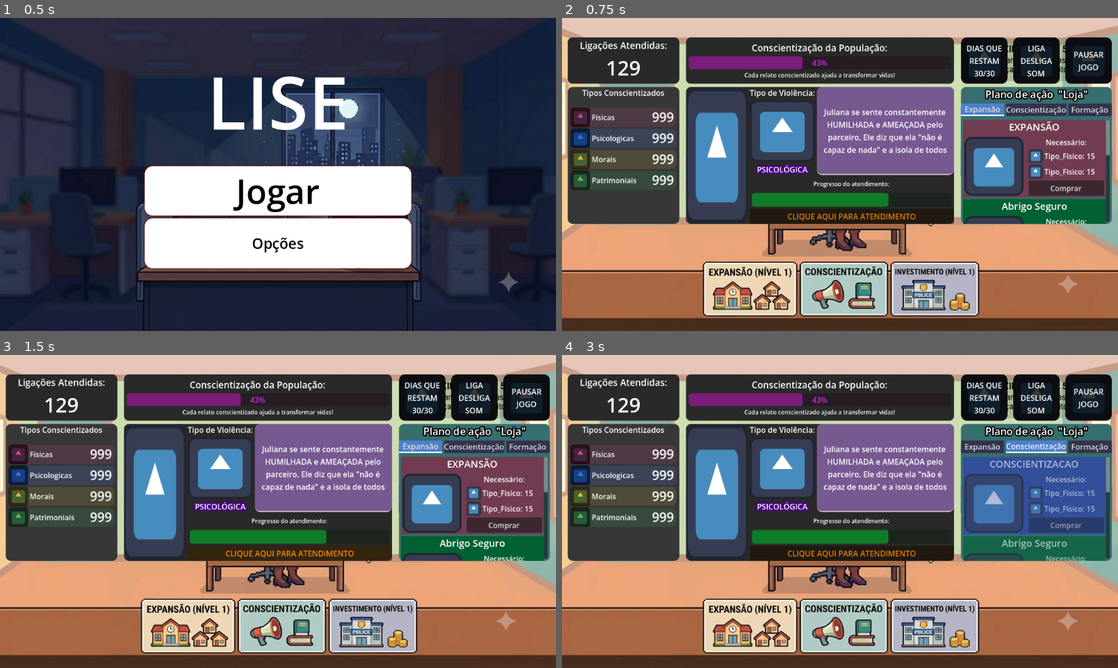
Above: before the commit, frames 1-4 (two rows, left to right).
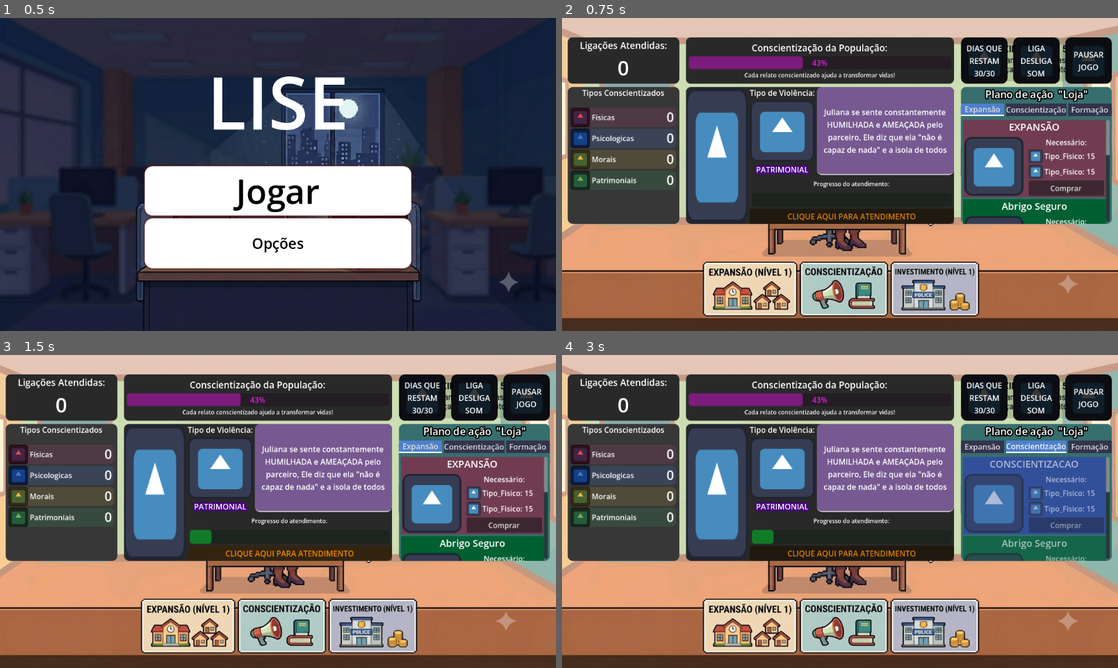
Above: after the commit, the same moments.

Repository: joaquimciencias/game-lise-clicker
Game: Godot game, scene res://Scenes/00-main_menu.tscn
Two runs of this game, one before a commit and one after it. Both use one fixed random seed, a clock stepped at 60 frames per second and the inputs below. The engine's default icon, where the game draws it, is replaced by a stand-in: a white triangle on a blue panel in a dark square.
Inputs:
- Up to frame 1 (0.5 s): no input
- Up to frame 2 (0.75 s): click "Jogar" at 0.5 s
- Up to frame 3 (1.5 s): click "CLIQUE AQUI PARA ATENDIMENTO" at 1.25 s
- Up to frame 4 (3 s): click "Expansão" at 2 s; click "Conscientização" at 2.75 s

Frame 1 is identical in both runs. In frame 2, 1.7% of the frame differs, in the area x 8-59%, y 13-61%; in frame 3, 1.5%; in frame 4, 1.5%.

Commit message:
Integração dos painéis
- Adicionado scripts para os painéis:
-Ligações atendidas (agora faz a contagem)
-Atendimento (enche a barra de progresso, identifica o tipo de ligação)
-Tipo de conscientização (identifica e contabiliza o tipo)

Diff:
--- a/Scenes/01-game.tscn
+++ b/Scenes/01-game.tscn
@@ -1,5 +1,6 @@
 [gd_scene format=3 uid="uid://blt1qg6n423in"]
 
+[ext_resource type="Script" uid="uid://b6rp5vuhbup4d" path="res://Scripts/game.gd" id="1_ehpp2"]
 [ext_resource type="Texture2D" uid="uid://bv48g2ujw1lhc" path="res://Assets/IMG/Mockup.png" id="2_a1v5b"]
 [ext_resource type="PackedScene" uid="uid://dqdlordgd2hni" path="res://Scenes/Game/Painel_Atendimento.tscn" id="3_dfrvd"]
 [ext_resource type="PackedScene" uid="uid://bge17d1iadmth" path="res://Scenes/Game/Painel_Tipos_Conscientizados.tscn" id="4_welcp"]
@@ -12,6 +13,7 @@
 texture = ExtResource("2_a1v5b")
 
 [node name="MainGame" type="CanvasLayer" unique_id=627893110]
+script = ExtResource("1_ehpp2")
 metadata/_edit_horizontal_guides_ = [40.0, 136.0, 143.0, 426.0]
 metadata/_edit_vertical_guides_ = [827.0, 243.0, 12.0, 1139.0, 812.0, 257.0]
 
@@ -52,7 +54,7 @@
 offset_right = -909.0
 offset_bottom = -222.0
 
-[node name="Painel_Ligacoes_Atendidas2" parent="." unique_id=1347403350 instance=ExtResource("5_ehpp2")]
+[node name="Painel_Ligacoes_Atendidas" parent="." unique_id=1347403350 instance=ExtResource("5_ehpp2")]
 offset_left = 12.0
 offset_top = 40.0
 offset_right = 243.0
--- a/Scenes/Game/Painel_Atendimento.tscn
+++ b/Scenes/Game/Painel_Atendimento.tscn
@@ -1,5 +1,6 @@
 [gd_scene format=3 uid="uid://dqdlordgd2hni"]
 
+[ext_resource type="Script" uid="uid://bq3kpovsdilsy" path="res://Scripts/PainelAtendimento/painel_atendimento.gd" id="1_ad4th"]
 [ext_resource type="Texture2D" uid="uid://3ln5j0s5bw1x" path="res://Assets/IMG/icon.svg" id="1_qqpa5"]
 
 [sub_resource type="StyleBoxFlat" id="StyleBoxFlat_ogn1v"]
@@ -25,6 +26,7 @@
 offset_bottom = -379.0
 grow_horizontal = 2
 grow_vertical = 2
+script = ExtResource("1_ad4th")
 
 [node name="Panel" type="Panel" parent="." unique_id=1116868257]
 layout_mode = 2
@@ -60,7 +62,7 @@
 size_flags_vertical = 3
 texture = ExtResource("1_qqpa5")
 
-[node name="Label2" type="Label" parent="HBoxContainer/VBoxContainer/HBoxContainer/VBoxTipoViolencia" unique_id=350623556]
+[node name="NomeViolencia" type="Label" parent="HBoxContainer/VBoxContainer/HBoxContainer/VBoxTipoViolencia" unique_id=350623556]
 layout_mode = 2
 size_flags_vertical = 3
 theme_override_colors/font_color = Color(1, 1, 1, 1)
@@ -121,3 +123,5 @@
 modulate = Color(1, 0.5686275, 0, 1)
 layout_mode = 2
 text = "CLIQUE AQUI PARA ATENDIMENTO"
+
+[connection signal="pressed" from="HBoxContainer/VBoxContainer/Button" to="." method="_on_button_pressed"]
--- a/Scenes/Game/Painel_Ligacoes_Atendidas.tscn
+++ b/Scenes/Game/Painel_Ligacoes_Atendidas.tscn
@@ -1,4 +1,6 @@
 [gd_scene format=3 uid="uid://1vh6fq5cf15l"]
+
+[ext_resource type="Script" uid="uid://pqaxthts8ohm" path="res://Scripts/PainelLigacoesAtendidas/painel_ligacoes_atendidas.gd" id="1_m1irx"]
 
 [sub_resource type="StyleBoxFlat" id="StyleBoxFlat_ogn1v"]
 bg_color = Color(0.16206557, 0.1620656, 0.16206548, 1)
@@ -10,6 +12,7 @@
 [node name="PnlLigacoes_Atendidas" type="MarginContainer" unique_id=289334806]
 offset_right = 231.0
 offset_bottom = 89.0
+script = ExtResource("1_m1irx")
 
 [node name="Panel" type="Panel" parent="." unique_id=1116868257]
 layout_mode = 2
--- a/Scenes/Game/Painel_Tipos_Conscientizados.tscn
+++ b/Scenes/Game/Painel_Tipos_Conscientizados.tscn
@@ -1,6 +1,7 @@
 [gd_scene format=3 uid="uid://bge17d1iadmth"]
 
 [ext_resource type="Texture2D" uid="uid://3ln5j0s5bw1x" path="res://Assets/IMG/icon.svg" id="1_7dhmq"]
+[ext_resource type="Script" uid="uid://dwb2guvwr0wt5" path="res://Scripts/PainelTiposConscientizados/painel_tipos_conscientizados.gd" id="1_lch8f"]
 
 [sub_resource type="StyleBoxFlat" id="StyleBoxFlat_yf5fn"]
 bg_color = Color(0.2159017, 0.21590173, 0.2159017, 1)
@@ -51,6 +52,7 @@
 grow_vertical = 2
 size_flags_horizontal = 3
 size_flags_vertical = 3
+script = ExtResource("1_lch8f")
 
 [node name="Panel" type="Panel" parent="." unique_id=1116868257]
 layout_mode = 2
--- a/Scenes/testuser_interface.tscn
+++ /dev/null
@@ -1,87 +0,0 @@
-[gd_scene format=3 uid="uid://7drg3a0qr34i"]
-
-[node name="UserInterface" type="MarginContainer" unique_id=151335998]
-visible = false
-anchors_preset = 15
-anchor_right = 1.0
-anchor_bottom = 1.0
-grow_horizontal = 2
-grow_vertical = 2
-
-[node name="VBoxContainer" type="VBoxContainer" parent="." unique_id=278621353]
-layout_mode = 2
-
-[node name="HBoxSup" type="HBoxContainer" parent="VBoxContainer" unique_id=245103754]
-layout_mode = 2
-size_flags_vertical = 2
-
-[node name="Label" type="Label" parent="VBoxContainer/HBoxSup" unique_id=961811577]
-layout_mode = 2
-size_flags_horizontal = 3
-text = "Ligações Atendidas:"
-
-[node name="Label2" type="Label" parent="VBoxContainer/HBoxSup" unique_id=1818685712]
-layout_mode = 2
-size_flags_horizontal = 3
-text = "Conscientização da população"
-
-[node name="Label3" type="Label" parent="VBoxContainer/HBoxSup" unique_id=922809245]
-layout_mode = 2
-size_flags_horizontal = 3
-text = "Botões de Loja e Opções e Pausa:"
-
-[node name="HBoxMeio" type="HBoxContainer" parent="VBoxContainer" unique_id=745505466]
-layout_mode = 2
-size_flags_vertical = 6
-
-[node name="VBoxContainer" type="VBoxContainer" parent="VBoxContainer/HBoxMeio" unique_id=2133417861]
-layout_mode = 2
-
-[node name="Label" type="Label" parent="VBoxContainer/HBoxMeio/VBoxContainer" unique_id=1490607872]
-layout_mode = 2
-size_flags_horizontal = 3
-size_flags_vertical = 6
-text = "Tipos Conscientizados:"
-
-[node name="Label2" type="Label" parent="VBoxContainer/HBoxMeio/VBoxContainer" unique_id=2024873942]
-layout_mode = 2
-size_flags_horizontal = 3
-size_flags_vertical = 6
-text = "Físicos:"
-
-[node name="Label3" type="Label" parent="VBoxContainer/HBoxMeio/VBoxContainer" unique_id=417825813]
-layout_mode = 2
-size_flags_horizontal = 3
-size_flags_vertical = 6
-text = "Psicológicos:"
-
-[node name="Label4" type="Label" parent="VBoxContainer/HBoxMeio/VBoxContainer" unique_id=1915053432]
-layout_mode = 2
-size_flags_horizontal = 3
-size_flags_vertical = 6
-text = "Morais:"
-
-[node name="Label5" type="Label" parent="VBoxContainer/HBoxMeio/VBoxContainer" unique_id=1944405209]
-layout_mode = 2
-size_flags_horizontal = 3
-size_flags_vertical = 6
-text = "Patrimoniais:"
-
-[node name="Label" type="Label" parent="VBoxContainer/HBoxMeio" unique_id=569896127]
-layout_mode = 2
-size_flags_horizontal = 3
-text = "Atendimento"
-
-[node name="Label2" type="Label" parent="VBoxContainer/HBoxMeio" unique_id=919644404]
-layout_mode = 2
-size_flags_horizontal = 3
-text = "Proximo Marco e Impacto na Cidade"
-
-[node name="CenterContainerInf" type="CenterContainer" parent="VBoxContainer" unique_id=1365250777]
-layout_mode = 2
-size_flags_vertical = 10
-
-[node name="Label" type="Label" parent="VBoxContainer/CenterContainerInf" unique_id=1924986385]
-layout_mode = 2
-text = "Frase motivacional"
-horizontal_alignment = 1
--- /dev/null
+++ b/Scripts/PainelAtendimento/painel_atendimento.gd
@@ -0,0 +1,39 @@
+extends MarginContainer
+
+enum TipoViolencia {FISICA, PSICOLOGICA, MORAL, PATRIMONIAL}
+
+signal atendimento_concluido(tipo: TipoViolencia)
+
+@onready var progress_bar: ProgressBar = $HBoxContainer/VBoxContainer/ProgressBar
+@onready var button: Button = $HBoxContainer/VBoxContainer/Button
+
+# 1. Pegamos a referência do Label que mostra o nome do tipo (baseado na hierarquia da sua imagem)
+@onready var lbl_nome_tipo: Label = $HBoxContainer/VBoxContainer/HBoxContainer/VBoxTipoViolencia/NomeViolencia
+
+var tipo_atual: TipoViolencia
+
+func _ready() -> void:
+	progress_bar.value = 0
+	sortear_nova_ligacao()
+
+func sortear_nova_ligacao() -> void:
+	tipo_atual = randi_range(0, 3) as TipoViolencia
+
+	# 2. Atualiza o texto do Label dependendo do tipo sorteado para esta ligação
+	match tipo_atual:
+		TipoViolencia.FISICA:
+			lbl_nome_tipo.text = "FÍSICA"
+		TipoViolencia.PSICOLOGICA:
+			lbl_nome_tipo.text = "PSICOLÓGICA"
+		TipoViolencia.MORAL:
+			lbl_nome_tipo.text = "MORAL"
+		TipoViolencia.PATRIMONIAL:
+			lbl_nome_tipo.text = "PATRIMONIAL"
+
+func _on_button_pressed() -> void:
+	progress_bar.value += 10
+
+	if progress_bar.value >= progress_bar.max_value:
+		atendimento_concluido.emit(tipo_atual)
+		progress_bar.value = 0
+		sortear_nova_ligacao() # Aqui ele já sorteia o próximo e muda o texto na tela!
--- /dev/null
+++ b/Scripts/PainelLigacoesAtendidas/painel_ligacoes_atendidas.gd
@@ -0,0 +1,18 @@
+extends MarginContainer
+
+@onready var num_atendidas_label: Label = $CenterContainer/HBoxContainer/NumAtendidas
+
+# Variável interna que controla o total
+var total_atendidos: int = 0
+
+func _ready() -> void:
+	# Garante que começa mostrando o valor inicial (0 ou o que preferir)
+	atualizar_display()
+
+# Função que será chamada de fora para atualizar o valor
+func adicionar_atendimento() -> void:
+	total_atendidos += 1
+	atualizar_display()
+
+func atualizar_display() -> void:
+	num_atendidas_label.text = str(total_atendidos)
--- /dev/null
+++ b/Scripts/PainelTiposConscientizados/painel_tipos_conscientizados.gd
@@ -0,0 +1,37 @@
+extends MarginContainer
+
+# Pegando a referência dos 4 labels de texto "Num" baseados na hierarquia da sua imagem
+@onready var lbl_fisica = $VBoxContainer/VBoxContainer/Fisicas/HBoxContainer/Num
+@onready var lbl_psicologica = $VBoxContainer/VBoxContainer/Psicologicas/HBoxContainer/Num
+@onready var lbl_moral = $VBoxContainer/VBoxContainer/Morais/HBoxContainer/Num
+@onready var lbl_patrimonial = $VBoxContainer/VBoxContainer/Patrimoniais/HBoxContainer/Num
+
+# Contadores individuais
+var cont_fisica: int = 0
+var cont_psicologica: int = 0
+var cont_moral: int = 0
+var cont_patrimonial: int = 0
+
+func _ready() -> void:
+	# Zera os textos no início do jogo
+	lbl_fisica.text = "0"
+	lbl_psicologica.text = "0"
+	lbl_moral.text = "0"
+	lbl_patrimonial.text = "0"
+
+# Esta função será chamada pela cena Game.
+# O "match" funciona como vários "ifs", checando qual número chegou.
+func registrar_novo_caso(tipo_recebido: int) -> void:
+	match tipo_recebido:
+		0: # Equivalente ao TipoViolencia.FISICA
+			cont_fisica += 1
+			lbl_fisica.text = str(cont_fisica)
+		1: # Equivalente ao TipoViolencia.PSICOLOGICA
+			cont_psicologica += 1
+			lbl_psicologica.text = str(cont_psicologica)
+		2: # Equivalente ao TipoViolencia.MORAL
+			cont_moral += 1
+			lbl_moral.text = str(cont_moral)
+		3: # Equivalente ao TipoViolencia.PATRIMONIAL
+			cont_patrimonial += 1
+			lbl_patrimonial.text = str(cont_patrimonial)
--- /dev/null
+++ b/Scripts/game.gd
@@ -0,0 +1,17 @@
+extends CanvasLayer
+
+@onready var pnl_atendimento: Control = $Painel_Atendimento
+@onready var pnl_ligacoes_atendidas: Control = $Painel_Ligacoes_Atendidas
+@onready var pnl_conscientizacao: Control = $Painel_Tipos_Conscientizados
+
+func _ready() -> void:
+	# Conectamos o sinal da cena de atendimento à nossa função gerente
+	pnl_atendimento.atendimento_concluido.connect(_on_atendimento_concluido)
+
+# Como o sinal agora envia um dado (o tipo), a função que recebe precisa de um parâmetro (tipo_violencia)
+func _on_atendimento_concluido(tipo_violencia: int) -> void:
+	# 1. Manda atualizar o placar geral (da sua dúvida anterior)
+	pnl_ligacoes_atendidas.adicionar_atendimento()
+
+	# 2. Manda atualizar o placar específico, repassando a informação de qual tipo foi
+	pnl_conscientizacao.registrar_novo_caso(tipo_violencia)
Not shown, added: Scripts/PainelAtendimento/painel_atendimento.gd.uid
Not shown, added: Scripts/PainelLigacoesAtendidas/painel_ligacoes_atendidas.gd.uid
Not shown, added: Scripts/PainelTiposConscientizados/painel_tipos_conscientizados.gd.uid
Not shown, added: Scripts/game.gd.uid
